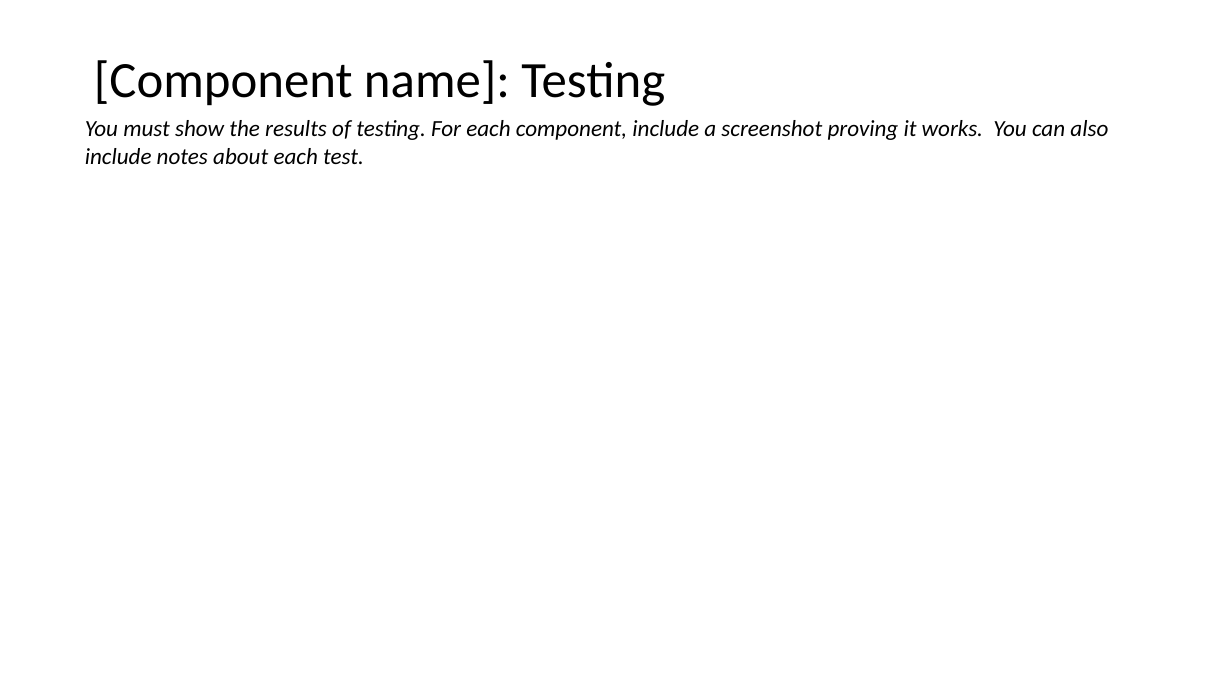
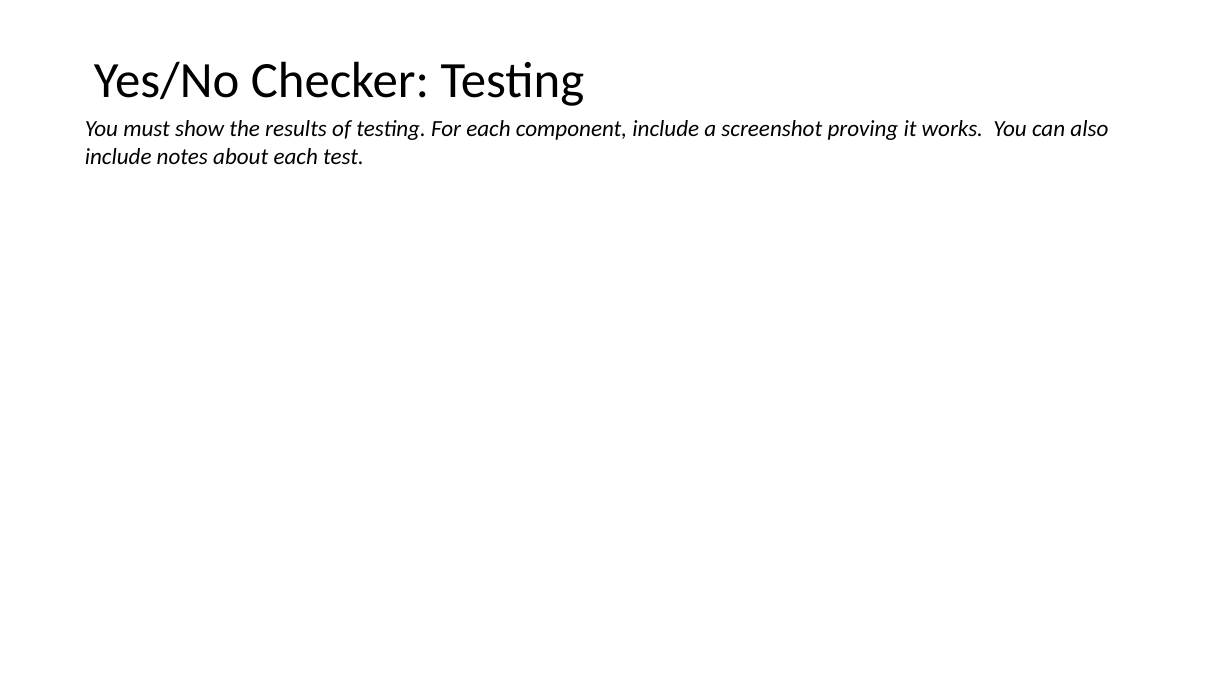
Before and after one commit to joshbatmiddleton/Lucky-Unicorn, a slide deck: slide 9 of Lucky Unicorn Documentation.pptx. Drawn at 1232x693 pixels with LibreOffice and Linux fonts; fonts in the diff are those of the drawing. Boxes give left, top, right and bottom in pixels: in the first picture for what was removed or moved away, otherwise in the second. Text is boxed around its words. In the diff, an @@ line names an element or a change of style, - is before the commit and + after.

Commit message:
Update v1.0.3

```diff
--- a/Lucky Unicorn Documentation.pptx
+++ b/Lucky Unicorn Documentation.pptx
@@ title at <box>94,61,585,106</box>: text changed @@
-[Component name]: Testing
+Yes/No Checker: Testing
```
